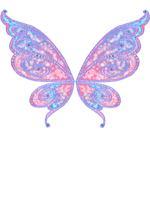
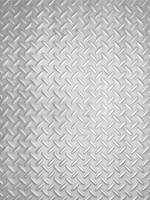
Two versions of the same layered image (150px x 200px). Layer-by-layer changes:
added layer "Camada 21" (47%) above "Camada 20" over [0, 0, 150, 200]
hid "Camada 11" over [0, 9, 150, 128]
